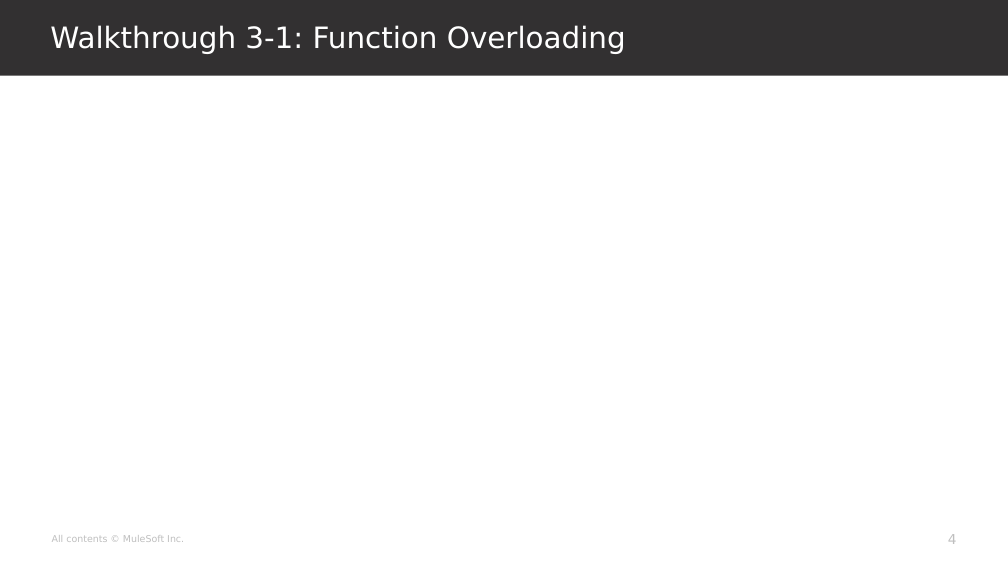
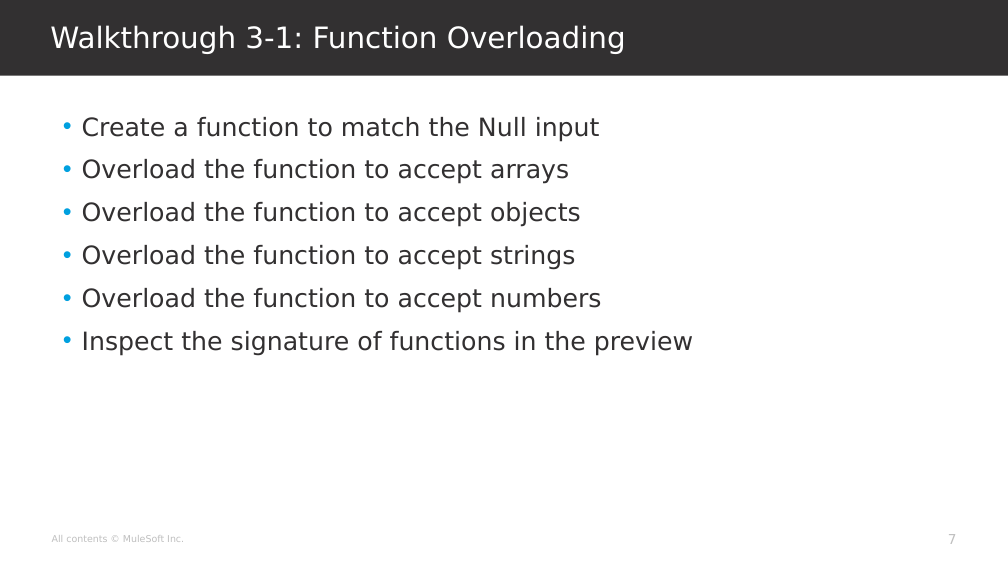
Before and after one commit to georgekwi/manual, a slide deck: slide 7 of slides/mod3.pptx (slide 4 before the commit). Drawn at 1008x567 pixels with LibreOffice and Linux fonts; fonts in the diff are those of the drawing; background and template pictures are left out. Boxes give left, top, right and bottom in pixels: in the first picture for what was removed or moved away, otherwise in the second. Text is boxed around its words. In the diff, an @@ line names an element or a change of style, - is before the commit and + after.

```diff
--- a/slides/mod3.pptx
+++ b/slides/mod3.pptx
@@ text added at (82,117,693,356), 24 pt, text #323031 @@
+• Create a function to match the Null input
+• Overload the function to accept arrays
+• Overload the function to accept objects
+• Overload the function to accept strings
+• Overload the function to accept numbers
+• Inspect the signature of functions in the preview
@@ page number at (948,534,957,544): text changed @@
-4
+7
```
Also in this commit, not shown: 5 other slides changed, 5 slides added, 1 slide removed.
